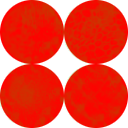
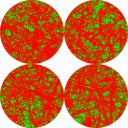
Before/after of a w=128, h=128 layered artwork. What changed in the layer stack:
"Layer #1": opacity 25% → 100%, painted on it over [0, 0, 128, 128]
